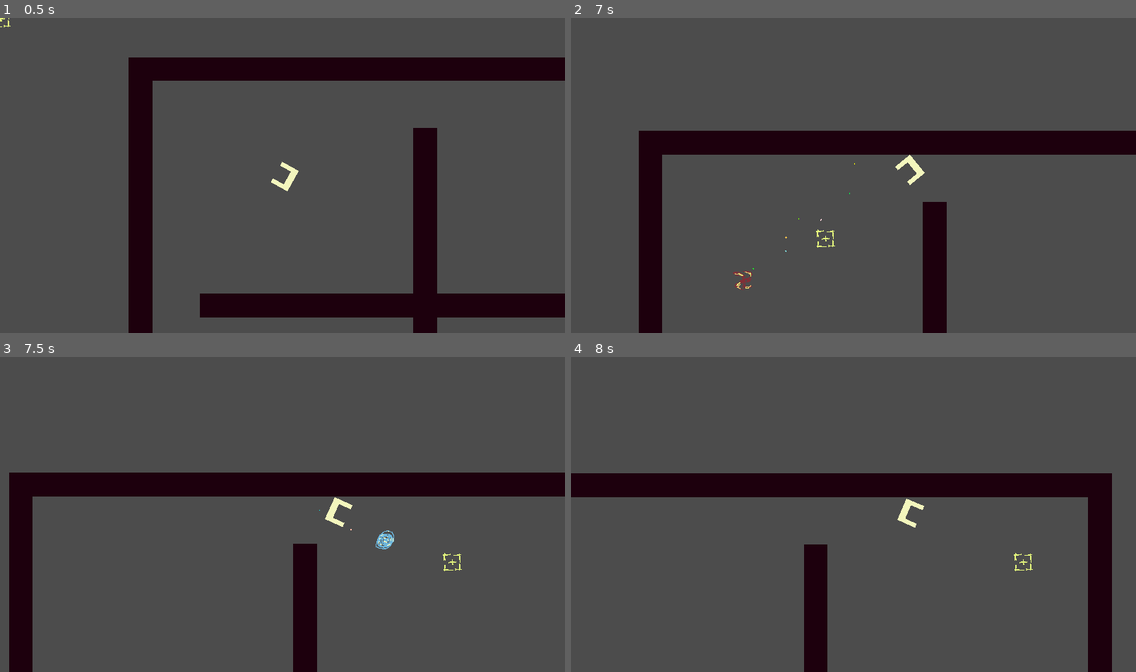
Above: before the commit, frames 1-4 (two rows, left to right).
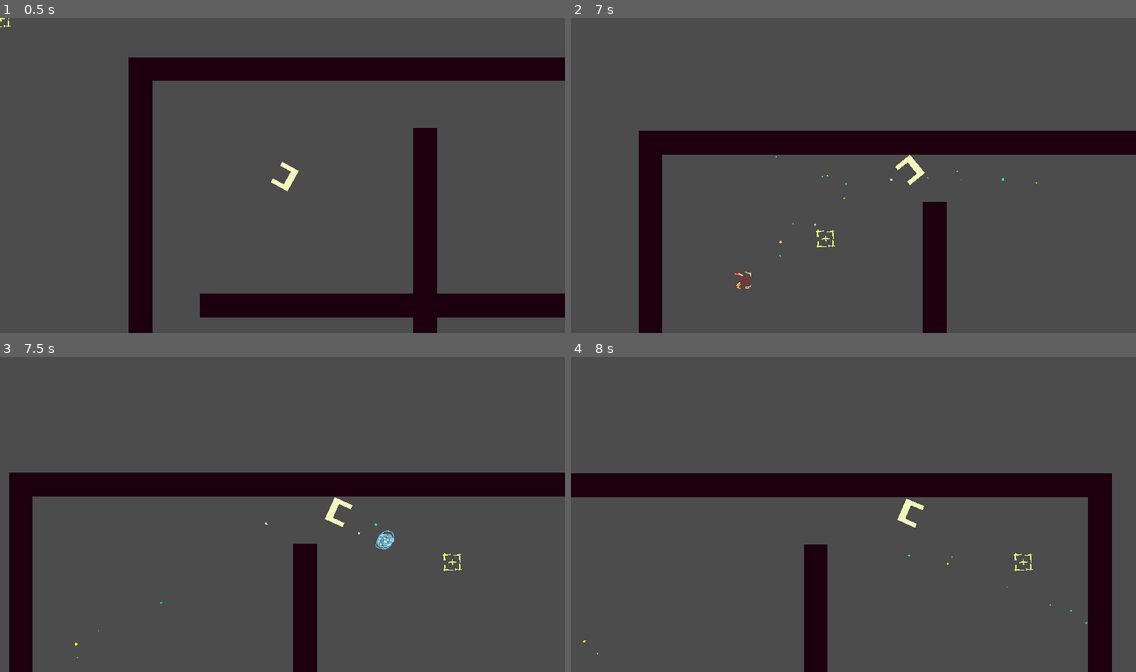
Above: after the commit, the same moments.

Repository: mrMav/gmtk-jam-20
Game: Godot game, scene res://scenes/main.tscn
Same seed, same stepped clock (60 frames per second), same inputs: the game is played once before the commit and once after it.
Inputs (mouse positions are in pixels of both pictures, inside the frame that each line leads up to):
- Up to frame 1 (0.5 s): no input
- Up to frame 2 (7 s): tap Enter at 0.5 s; move the mouse to (825, 238) at 0.52 s; hold W (move_up) 0.53-2.03 s; click (825, 238) at 0.6 s; move the mouse to (1023, 222) at 1.27 s; click (1023, 222) at 1.35 s; move the mouse to (684, 128) at 2.02 s; hold A (move_left) 2.03-3.53 s; click (684, 128) at 2.1 s; move the mouse to (881, 175) at 2.77 s; click (881, 175) at 2.85 s; move the mouse to (768, 96) at 3.52 s; hold S (move_down) 3.53-4.28 s; click (768, 96) at 3.6 s; move the mouse to (977, 159) at 4.27 s; hold D (move_right) 4.28-5.03 s; click (977, 159) at 4.35 s; move the mouse to (740, 191) at 5.02 s; hold W (move_up) 5.03-5.78 s; click (740, 191) at 5.1 s; move the mouse to (910, 106) at 5.77 s; hold D (move_right) from 5.78 s (still down); click (910, 106) at 5.85 s; move the mouse to (825, 238) at 6.52 s; click (825, 238) at 6.6 s
- Up to frame 3 (7.5 s): keep holding D (move_right); move the mouse to (452, 561) at 7.27 s; click (452, 561) at 7.35 s
- Up to frame 4 (8 s): keep holding D (move_right)

Frame 1 is identical in both runs. In frame 2, less than 0.1% of the frame differs, in the area x 31-83%, y 43-82%; in frame 3, less than 0.1%; in frame 4, less than 0.1%.

Commit message:
particles

Diff:
--- /dev/null
+++ b/Game/scenes/Particles/ColorfulTrail.gd
@@ -0,0 +1,15 @@
+extends Node
+
+onready var timer = get_node("Timer")
+
+# Called when the node enters the scene tree for the first time.
+func _ready():
+	pass # Replace with function body.
+
+
+# Called every frame. 'delta' is the elapsed time since the previous frame.
+func _process(delta):
+
+
+
+	pass
--- /dev/null
+++ b/Game/scenes/Particles/ColorfulTrail.tscn
@@ -0,0 +1,43 @@
+[gd_scene load_steps=3 format=2]
+
+[ext_resource path="res://scenes/Particles/ColorfulTrail.gd" type="Script" id=1]
+
+[sub_resource type="ParticlesMaterial" id=1]
+lifetime_randomness = 0.75
+emission_shape = 1
+emission_sphere_radius = 10.98
+flag_disable_z = true
+direction = Vector3( 1, 1, 0 )
+spread = 180.0
+gravity = Vector3( 0, 0, 0 )
+initial_velocity = 35.23
+initial_velocity_random = 0.67
+angular_velocity = 302.81
+angular_velocity_random = 1.0
+orbit_velocity = 0.0
+orbit_velocity_random = 0.35
+linear_accel = 0.5
+linear_accel_random = 0.17
+damping = 3.98
+damping_random = 0.71
+scale = 3.03
+scale_random = 1.0
+hue_variation = 1.0
+hue_variation_random = 1.0
+
+[node name="Node" type="Node"]
+script = ExtResource( 1 )
+
+[node name="colorful" type="Particles2D" parent="."]
+amount = 100
+lifetime = 1.5
+randomness = 0.94
+local_coords = false
+process_material = SubResource( 1 )
+__meta__ = {
+"_editor_description_": ""
+}
+
+[node name="Timer" type="Timer" parent="."]
+wait_time = 1.5
+one_shot = true
--- a/Game/scenes/spell.tscn
+++ b/Game/scenes/spell.tscn
@@ -7,7 +7,7 @@
 radius = 14.3902
 
 [sub_resource type="ParticlesMaterial" id=1]
-lifetime_randomness = 0.64
+lifetime_randomness = 0.75
 emission_shape = 1
 emission_sphere_radius = 10.98
 flag_disable_z = true
@@ -19,11 +19,15 @@
 angular_velocity = 302.81
 angular_velocity_random = 1.0
 orbit_velocity = 0.0
-orbit_velocity_random = 0.0
-scale = 2.03
+orbit_velocity_random = 0.35
+linear_accel = 0.5
+linear_accel_random = 0.17
+damping = 3.98
+damping_random = 0.71
+scale = 3.03
 scale_random = 1.0
-hue_variation = 0.75
-hue_variation_random = 0.88
+hue_variation = 1.0
+hue_variation_random = 1.0
 
 [node name="Spell" type="Node"]
 script = ExtResource( 2 )
@@ -35,14 +39,17 @@
 position = Vector2( -0.298317, -2.08825 )
 shape = SubResource( 2 )
 
-[node name="Visuals" type="Node2D" parent="Area2D"]
+[node name="Visuals" type="Node2D" parent="."]
 
-[node name="Sprite" type="Sprite" parent="Area2D/Visuals"]
+[node name="Sprite" type="Sprite" parent="Visuals"]
 region_rect = Rect2( 66, 33.5481, 27, 28.4519 )
 
-[node name="Particles2D" type="Particles2D" parent="Area2D/Visuals"]
+[node name="Particles2D" type="Particles2D" parent="Visuals"]
 amount = 19
 randomness = 0.94
 local_coords = false
 process_material = SubResource( 1 )
+
+[node name="remove_timer" type="Timer" parent="."]
+wait_time = 1.5
 [connection signal="body_entered" from="Area2D" to="Area2D" method="_on_Area2D_body_entered"]
--- a/Game/scripts/player.gd
+++ b/Game/scripts/player.gd
@@ -52,7 +52,7 @@
 	var s = projectile_spell.instance()
 
 	# set the image
-	var sprite : Sprite = s.get_node("Area2D/Visuals/Sprite")
+	var sprite : Sprite = s.get_node("Visuals/Sprite")
 	sprite.texture = spell_resource.profile
 
 	var direction : Vector2 = position - cursor.position
--- a/Game/scripts/spell_movement.gd
+++ b/Game/scripts/spell_movement.gd
@@ -2,6 +2,8 @@
 
 var speed
 var direction
+
+onready var visuals = get_node("../Visuals")
 
 # Called when the node enters the scene tree for the first time.
 func _ready():
@@ -19,6 +21,7 @@
 
 	position += velocity * delta
 
+	visuals.position = position
 
 
 
@@ -26,5 +29,8 @@
 
 	if(body.name != "Player"):
 		queue_free()
+		visuals.get_node("Sprite").queue_free()
+		visuals.get_node("Particles2D").emitting = false
+
 
 	pass # Replace with function body.
Not shown, changed: Game/.mono/metadata/ide_server_meta.txt
